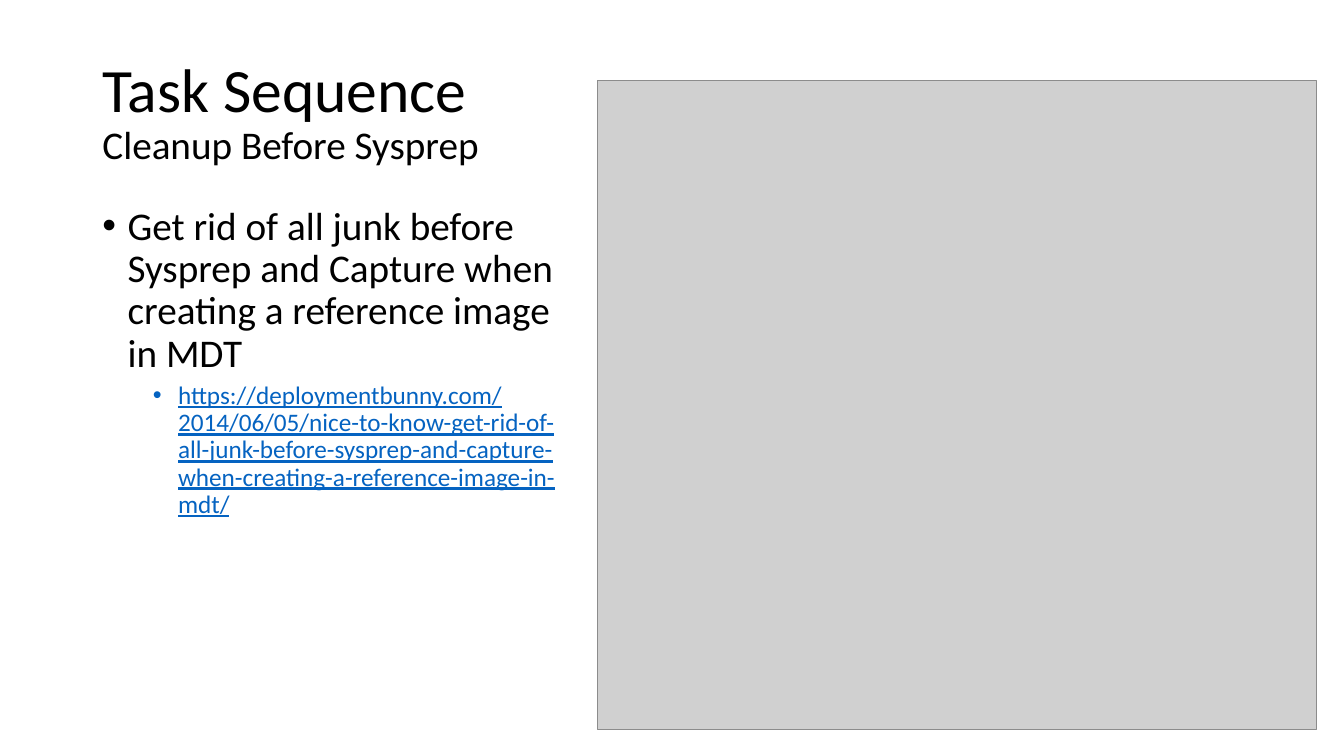
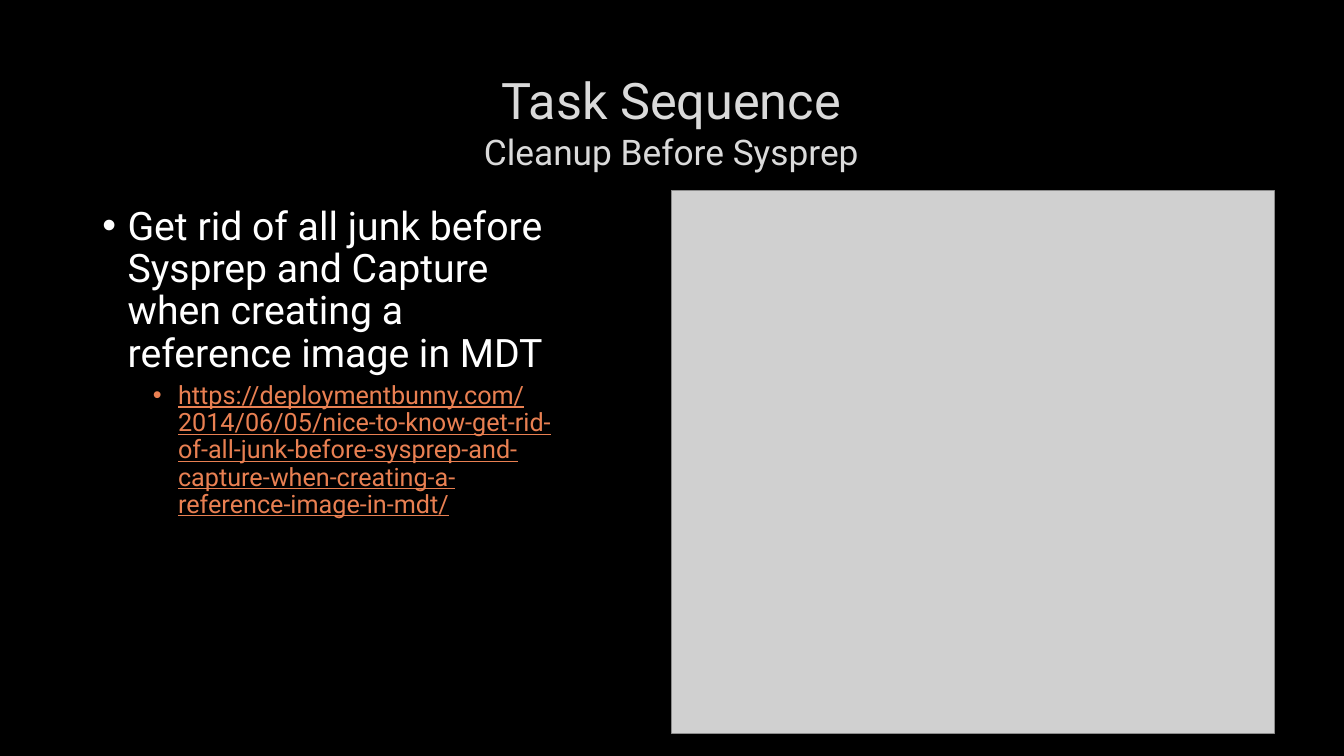
Before and after one commit to fydexx/HECC-2018, a slide deck: slide 26 of Part_01/Section02.pptx. Drawn at 1344x756 pixels with LibreOffice and Linux fonts; fonts in the diff are those of the drawing; grey boxes stand for pictures; background and template pictures are left out. Boxes give left, top, right and bottom in pixels: in the first picture for what was removed or moved away, otherwise in the second. Text is boxed around its words. In the diff, an @@ line names an element or a change of style, - is before the commit and + after.

```diff
--- a/Part_01/Section02.pptx
+++ b/Part_01/Section02.pptx
@@ background #FFFFFF to picture (left out) @@
@@ title "Task Sequence Cleanup Before Sysprep": place and size @@
-title "Task Sequence Cleanup Before Sysprep" at bbox=[102, 69, 479, 166]
+title "Task Sequence Cleanup Before Sysprep" at bbox=[484, 81, 859, 173]
@@ title "Task Sequence Cleanup Before Sysprep" at bbox=[484, 81, 859, 173]: size 44 to 36 pt in "Task Sequence"; size 28 to 25.2 pt in "Cleanup Before Sysprep"; font Calibri to Roboto, text colour #000000 to #DADADA, letter outline none to #404040 0.75 pt; alignment left to centre; line spacing 0.9 to 1 @@
@@ text "Get rid of all junk ..." at bbox=[128, 210, 551, 519]: font Calibri to Roboto; text colour #000000 to #FFFFFF in "Get rid of all junk before Sysprep ..."; text colour #0563C1 to #E98052 in "https://deploymentbunny.com/2014/06/05/nice-to-know-get-rid- ..." @@
@@ picture: place and size @@
-picture at bbox=[598, 81, 1317, 729]
+picture at bbox=[673, 191, 1274, 734]
```
Also in this commit, not shown: 29 other slides changed.
